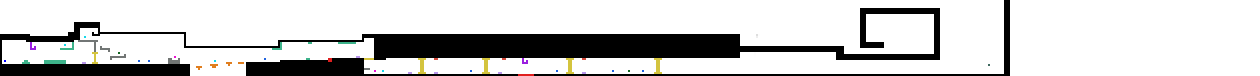
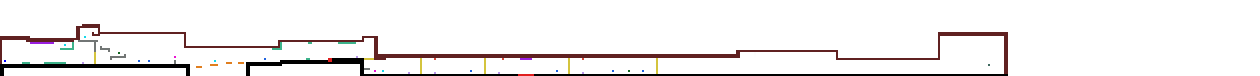
Comparing the layer stacks of the two 1260x76 images. Changes:
painted on "Level 3 correto" over [0, 0, 1010, 76]
